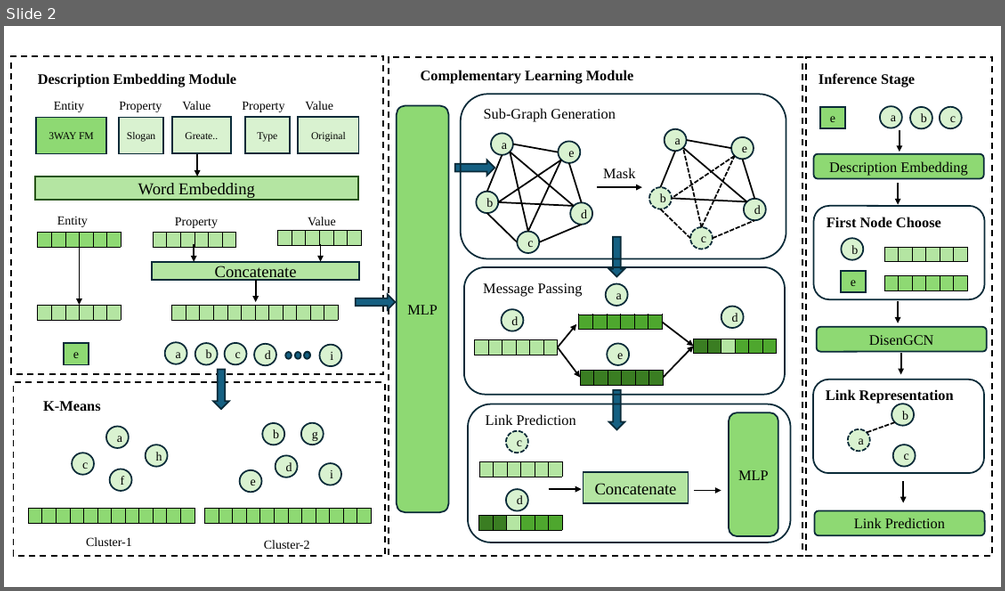
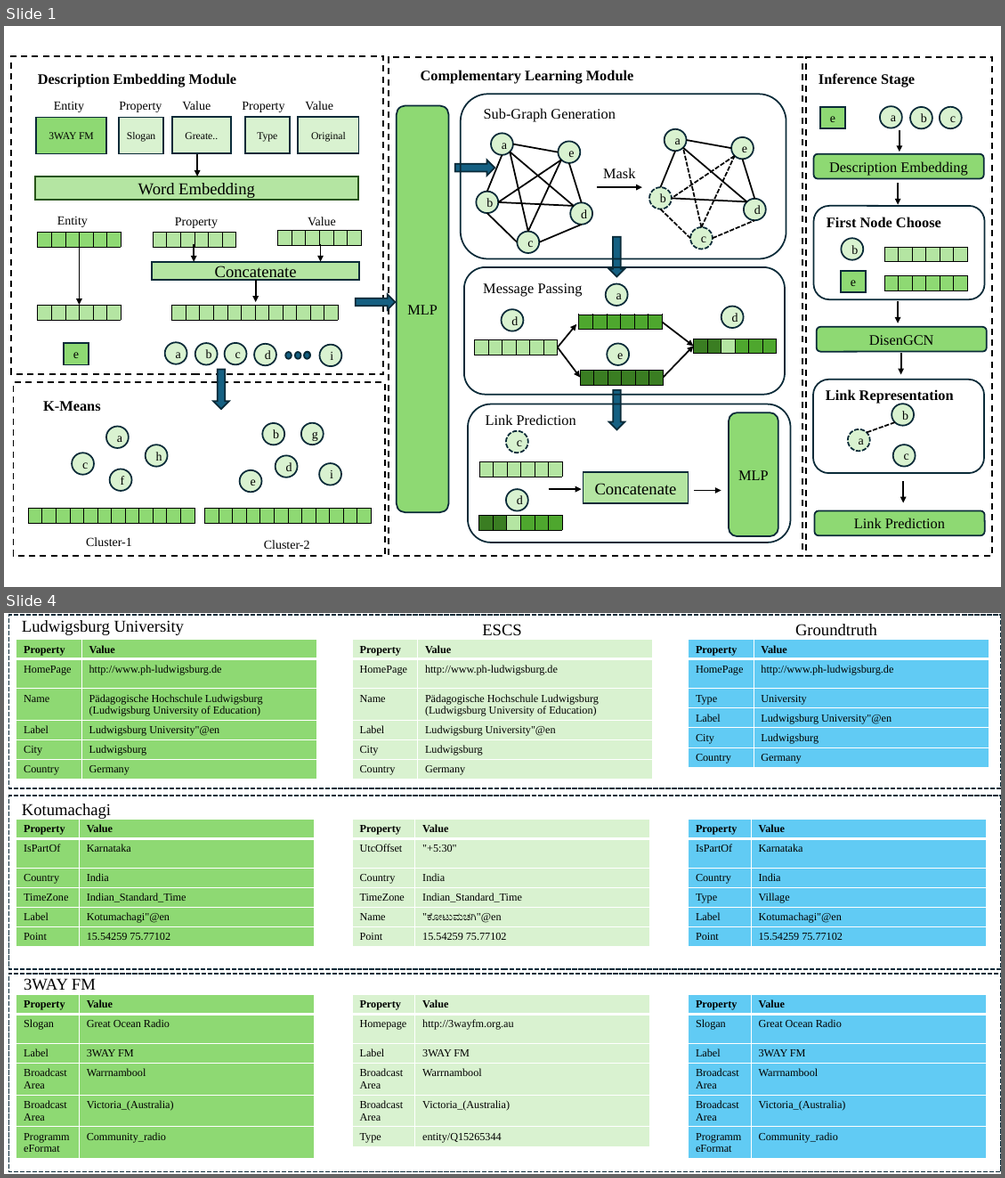
Before and after one commit to yangjq713/DRS, a slide deck: Image/image_ppt.pptx. Shown one above the other, each under a label of ours: slide 2 before the commit, slides 1 and 4 after it; the slides between them are not shown. The pictures are 1005x591 and 1005x1178 pixels, drawn with LibreOffice and Linux fonts; fonts in the diff are those of the drawing. Boxes give left, top, right and bottom in pixels: in the first picture for what was removed or moved away, otherwise in the second. Text is boxed around its words. In the diff, an @@ line names an element or a change of style, - is before the commit and + after.

```diff
--- a/Image/image_ppt.pptx
+++ b/Image/image_ppt.pptx
@@ slide 4 added at (x1=4, y1=613, x2=1001, y2=1174), background #FFFFFF @@
@@ rectangle added at (x1=9, y1=616, x2=1001, y2=788), outline #092A39 1.5 pt dashed @@
@@ text added at (x1=22, y1=620, x2=185, y2=635), 16 pt, text #000000 @@
+Ludwigsburg University
@@ text added at (x1=482, y1=624, x2=521, y2=636), 16 pt, text #000000 @@
+ESCS
@@ text added at (x1=795, y1=624, x2=877, y2=636), 16 pt, text #000000 @@
+Groundtruth
@@ table added at (x1=16, y1=640, x2=316, y2=785), 6 rows, 2 columns @@
+Property | Value
+HomePage | http://www.ph-ludwigsburg.de
+Name | Pädagogische Hochschule Ludwigsburg (Ludwigsburg University of Education)
+Label | Ludwigsburg University"@en
+City | Ludwigsburg
+Country | Germany
@@ table added at (x1=353, y1=640, x2=652, y2=785), 6 rows, 2 columns @@
+Property | Value
+HomePage | http://www.ph-ludwigsburg.de
+Name | Pädagogische Hochschule Ludwigsburg (Ludwigsburg University of Education)
+Label | Ludwigsburg University"@en
+City | Ludwigsburg
+Country | Germany
@@ table added at (x1=688, y1=640, x2=988, y2=772), 6 rows, 2 columns @@
+Property | Value
+HomePage | http://www.ph-ludwigsburg.de
+Type | University
+Label | Ludwigsburg University"@en
+City | Ludwigsburg
+Country | Germany
@@ rectangle added at (x1=9, y1=795, x2=1001, y2=969), outline #092A39 1.5 pt dashed @@
@@ table added at (x1=16, y1=819, x2=314, y2=952), 6 rows, 2 columns @@
+Property | Value
+IsPartOf | Karnataka
+Country | India
+TimeZone | Indian_Standard_Time
+Label | Kotumachagi"@en
+Point | 15.54259 75.77102
@@ text added at (x1=22, y1=803, x2=111, y2=819), 16 pt, text #000000 @@
+Kotumachagi
@@ table added at (x1=353, y1=819, x2=650, y2=952), 6 rows, 2 columns @@
+Property | Value
+UtcOffset | "+5:30"
+Country | India
+TimeZone | Indian_Standard_Time
+Name | "ಕೋಟುಮಚಗಿ"@en
+Point | 15.54259 75.77102
@@ table added at (x1=688, y1=819, x2=986, y2=952), 6 rows, 2 columns @@
+Property | Value
+IsPartOf | Karnataka
+Country | India
+Type | Village
+Label | Kotumachagi"@en
+Point | 15.54259 75.77102
@@ rectangle added at (x1=9, y1=973, x2=1001, y2=1172), outline #092A39 1.5 pt dashed @@
@@ text added at (x1=24, y1=978, x2=96, y2=990), 16 pt, text #000000 @@
+3WAY FM
@@ table added at (x1=16, y1=995, x2=314, y2=1166), 6 rows, 2 columns @@
+Property | Value
+Slogan | Great Ocean Radio
+Label | 3WAY FM
+BroadcastArea | Warrnambool
+BroadcastArea | Victoria_(Australia)
+ProgrammeFormat | Community_radio
@@ table added at (x1=353, y1=995, x2=650, y2=1153), 6 rows, 2 columns @@
+Property | Value
+Homepage | http://3wayfm.org.au
+Label | 3WAY FM
+BroadcastArea | Warrnambool
+BroadcastArea | Victoria_(Australia)
+Type | entity/Q15265344
@@ table added at (x1=688, y1=995, x2=986, y2=1166), 6 rows, 2 columns @@
+Property | Value
+Slogan | Great Ocean Radio
+Label | 3WAY FM
+BroadcastArea | Warrnambool
+BroadcastArea | Victoria_(Australia)
+ProgrammeFormat | Community_radio
@@ what was slide 2 is now slide 1 @@
```
Also in this commit, not shown: 2 other slides added, 1 slide removed, 23 other files.
